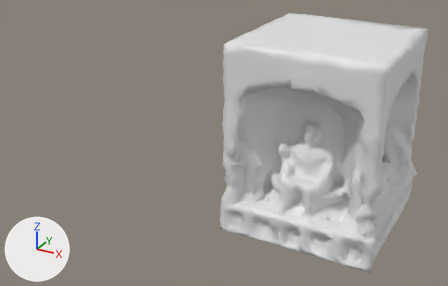
The glTF model buddhist.glb: old version first, new version second.
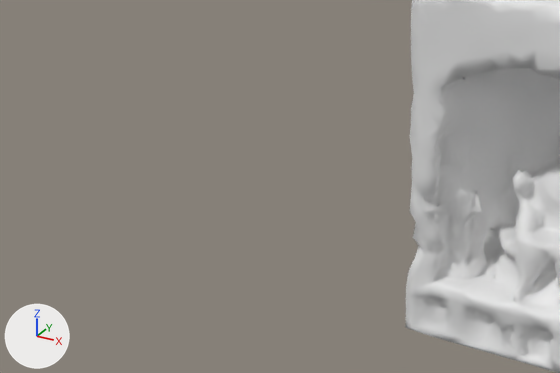
Each version is shown whole from a 50 mm camera at (1.95, -5.72, 2.47) aimed at (-1.2, 0.01, -0.4), then close up on the part from 0% to 68% of the width and 18% to 89% of the height. Arrows for +X, +Y and +Z are at lower left; the lights stay in place. Materials are left out; every surface is plain grey.

Script lines for the objects in view, before the commit:
```python
me_mesh_0 = bpy.data.meshes.new('Mesh_0')
me_mesh_0.from_pydata(...)  # 4943 vertices, 9984 faces; spans x -0.82..0.85, y -0.84..0.84, z -1.0..1.0
me_mesh_0.materials.append(mat_material_0)
ob_mesh_0 = bpy.data.objects.new('Mesh_0', me_mesh_0)
ob_mesh_0.location = (0.0, 0.0, 0.0)
```
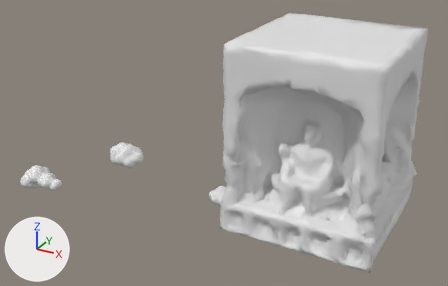
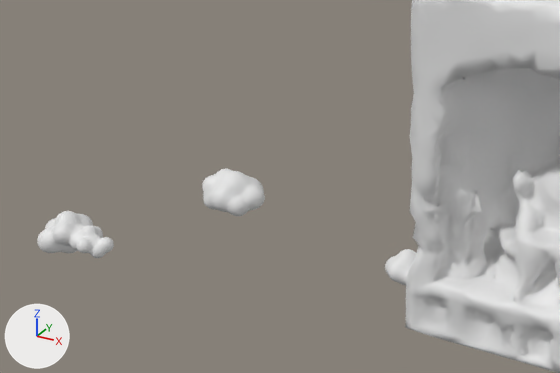
Where the newer file only moved an object's origin or applied its transform, the numbers keep the older frame.

Where the change shows, as pixel boxes (x1, y1, x2, y2) in the close-ups (560 x 373 px):
'Obj3d66-4649333-3-714', added
    after: (37, 169, 416, 285)

What changed in the scene script:
```text
Add me_obj3d66_4649333_3_714:
    me_obj3d66_4649333_3_714.from_pydata(...)  # 3158 vertices, 6302 faces; spans x -3.78..-0.85, y -0.84..0.31, z -1.27..-0.55
Add ob_obj3d66_4649333_3_714:
    ob_obj3d66_4649333_3_714 = bpy.data.objects.new('Obj3d66-4649333-3-714', me_obj3d66_4649333_3_714)
    ob_obj3d66_4649333_3_714.location = (0.0, 0.0, 0.0)
```
